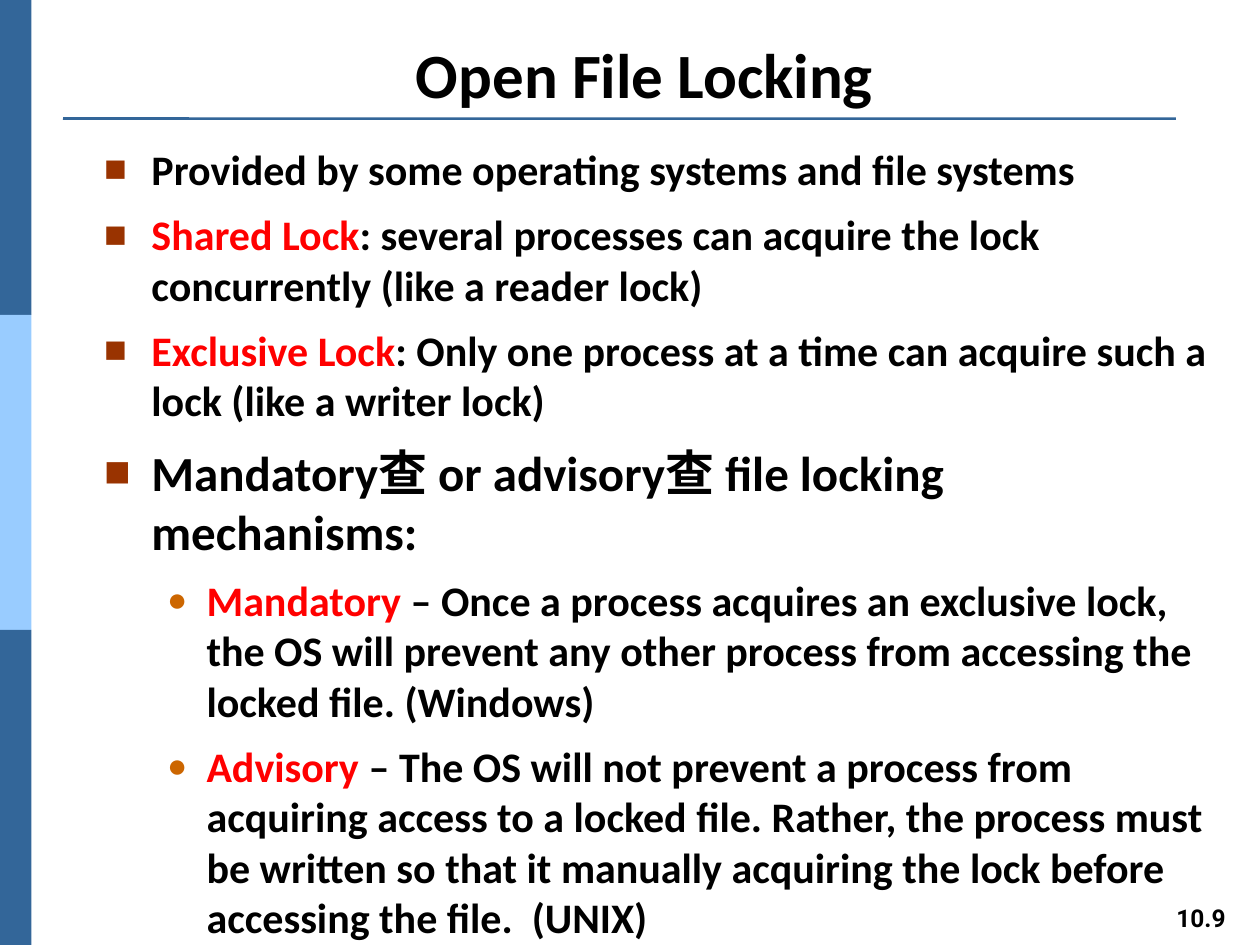
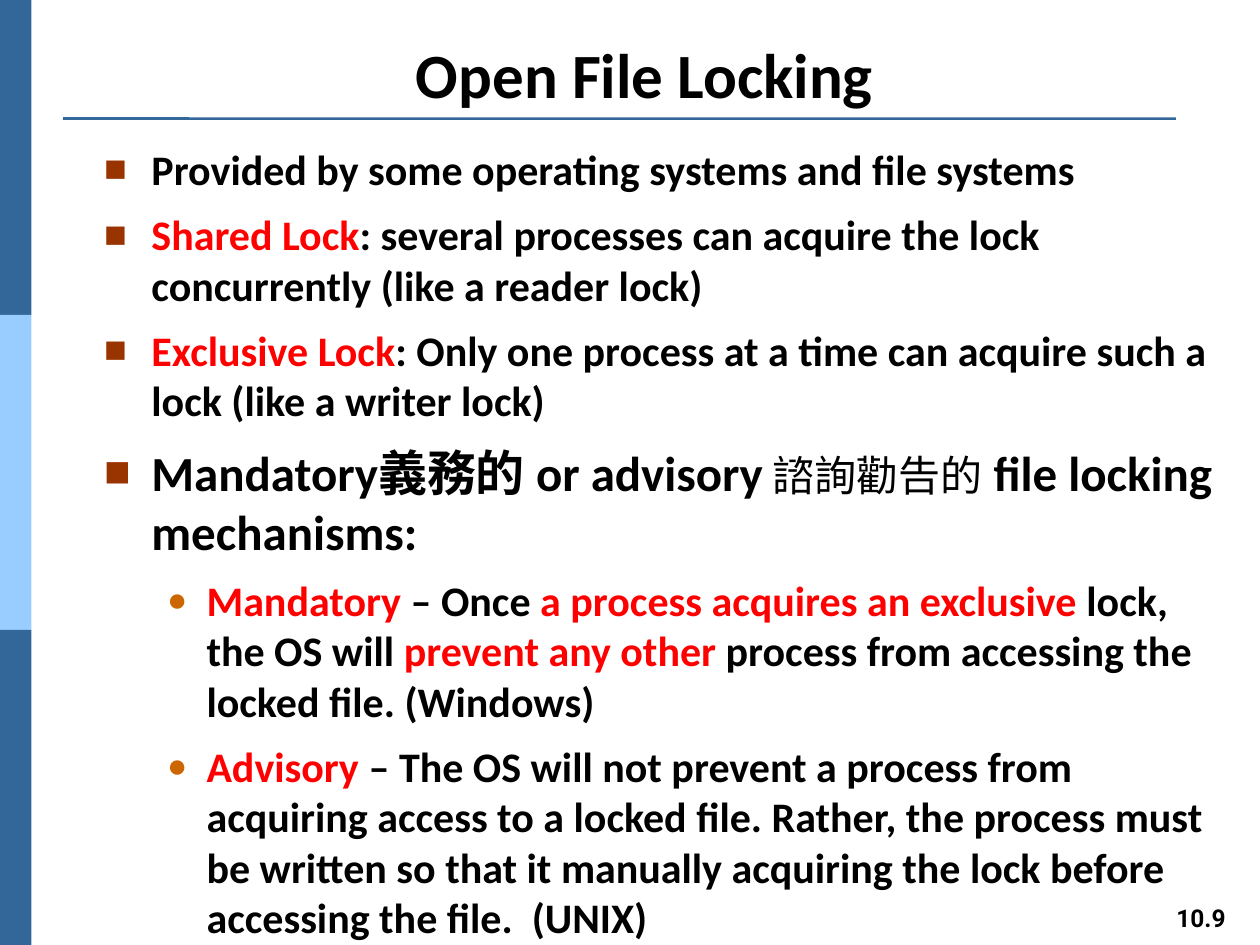
Before and after one commit to Yang09701194/OS_Learning, a slide deck: slide 9 of ch10.pptx. Drawn at 1260x945 pixels with LibreOffice and Linux fonts; fonts in the diff are those of the drawing. Boxes give left, top, right and bottom in pixels: in the first picture for what was removed or moved away, otherwise in the second. Text is boxed around its words. In the diff, an @@ line names an element or a change of style, - is before the commit and + after.

```diff
--- a/ch10.pptx
+++ b/ch10.pptx
@@ text at box(151, 451, 1212, 551): text changed @@
-■ Mandatory查 or advisory查 file locking mechanisms:
+■ Mandatory義務的 or advisory 諮詢勸告的 file locking mechanisms:
@@ text at box(207, 586, 1191, 723): text colour #000000 to #FF0000 in "a process acquires an exclusive prevent any ..." @@
```
Also in this commit, not shown: 10 other slides changed.
